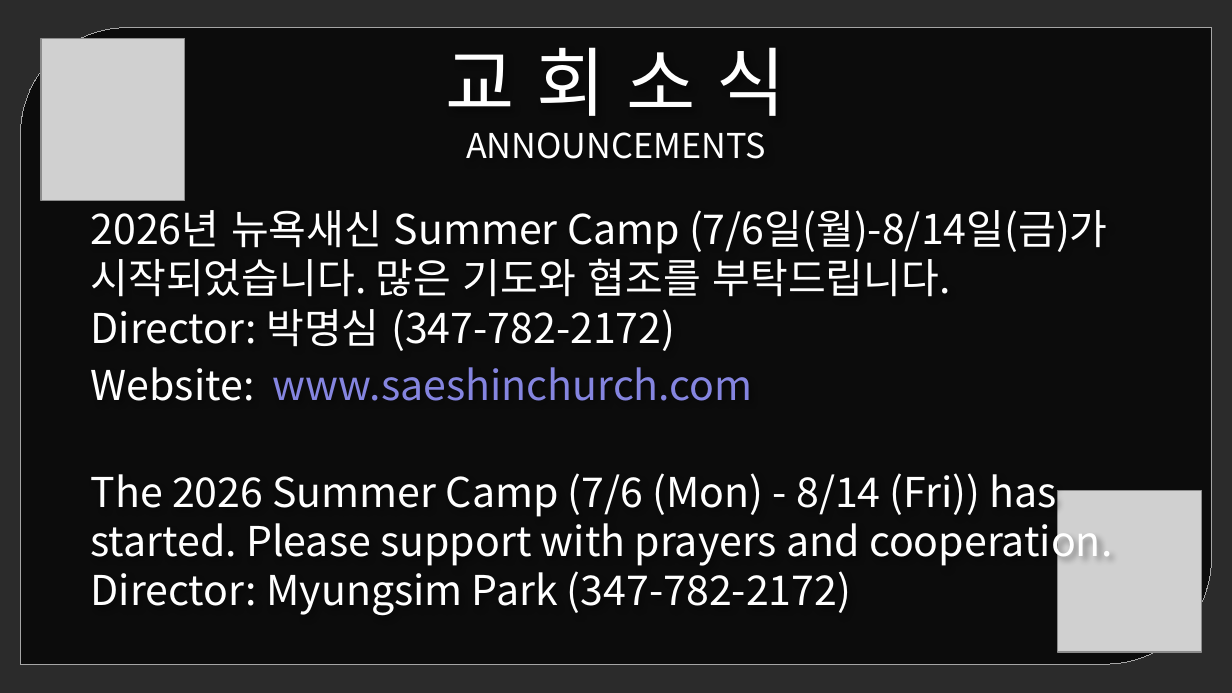
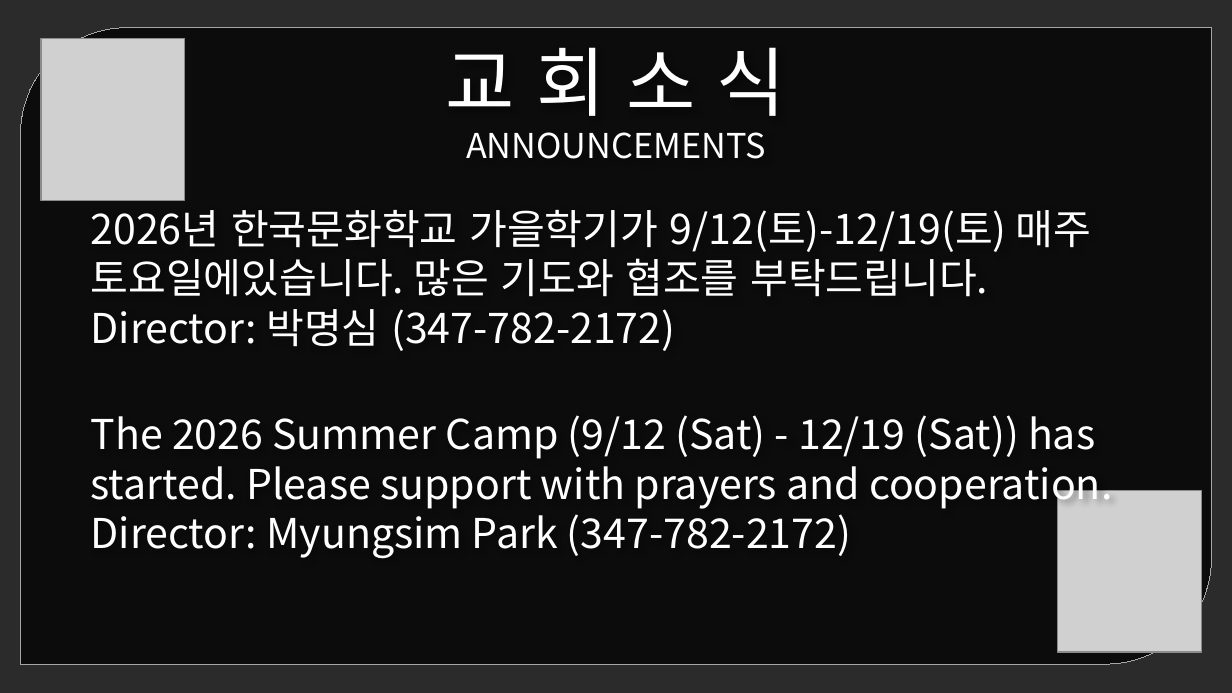
Before and after one commit to yosubcode/ppt, a slide deck: slide 41 of templates/Sunday_Template.pptx. Drawn at 1232x693 pixels with LibreOffice and Linux fonts; fonts in the diff are those of the drawing; grey boxes stand for pictures; background and template pictures are left out; a plain dark background stands for a picture behind light text. Boxes give left, top, right and bottom in pixels: in the first picture for what was removed or moved away, otherwise in the second. Text is boxed around its words. In the diff, an @@ line names an element or a change of style, - is before the commit and + after.

```diff
--- a/templates/Sunday_Template.pptx
+++ b/templates/Sunday_Template.pptx
@@ text at <box>91,210,1112,559</box>: text changed @@
-2026년 뉴욕새신 Summer Camp (7/6일(월)-8/14일(금)가 시작되었습니다. 많은 기도와 협조를 부탁드립니다.
-Director: 박명심 (347-782-2172)
-Website: www.saeshinchurch.com
-The 2026 Summer Camp (7/6 (Mon) - 8/14 (Fri)) has started. Please support with prayers and cooperation.
-Director: Myungsim Park (347-782-2172)
+2026년 한국문화학교 가을학기가 9/12(토)-12/19(토) 매주 토요일에있습니다. 많은 기도와 협조를 부탁드립니다.
+Director: 박명심 (347-782-2172)
+The 2026 Summer Camp (9/12 (Sat) - 12/19 (Sat)) has started. Please support with prayers and cooperation.
+Director: Myungsim Park (347-782-2172)
```
Also in this commit, not shown: 2 other slides changed, 17 other files.
